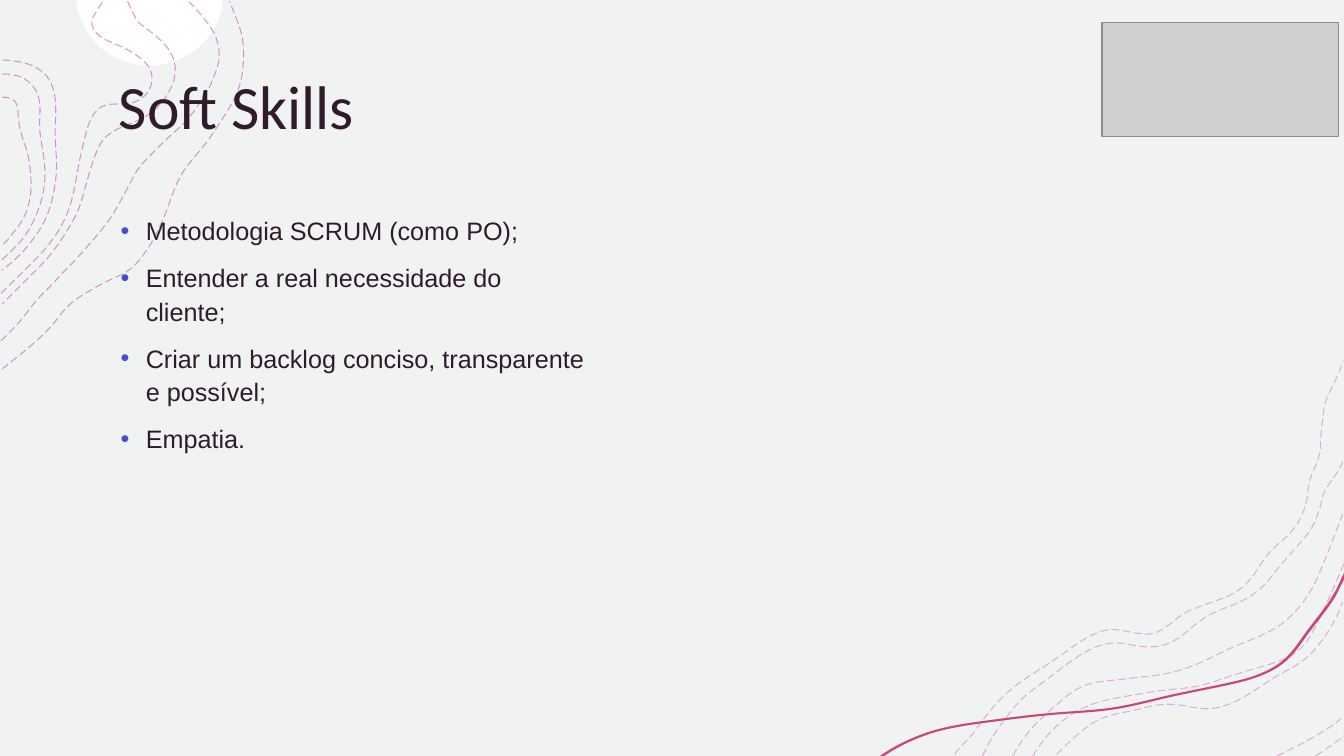
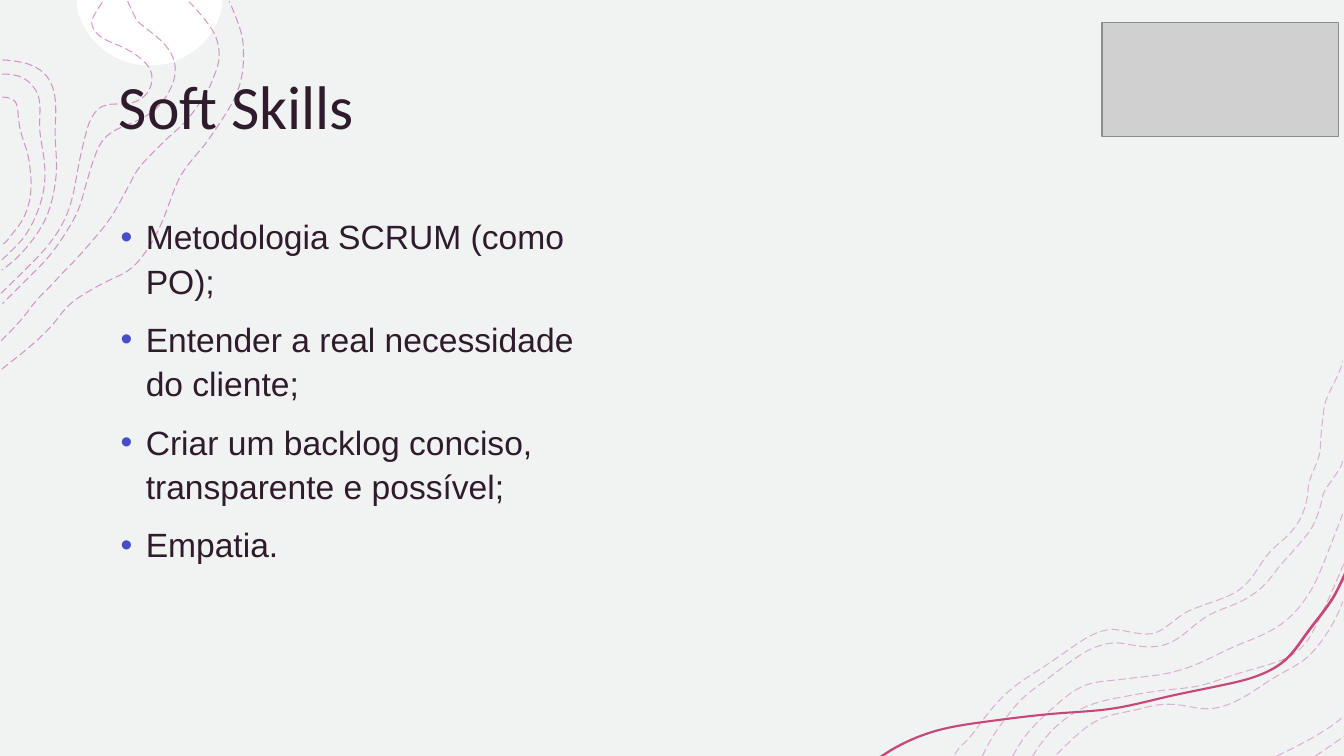
Before and after one commit to ud21/Trabalho-de-Gradua-o-Portif-lio, a slide deck: slide 10 of guilherme alvarenga_apresentação TG.pptx. Drawn at 1344x756 pixels with LibreOffice and Linux fonts; fonts in the diff are those of the drawing; grey boxes stand for pictures. Boxes give left, top, right and bottom in pixels: in the first picture for what was removed or moved away, otherwise in the second. Text is boxed around its words. In the diff, an @@ line names an element or a change of style, - is before the commit and + after.

```diff
--- a/guilherme alvarenga_apresentação TG.pptx
+++ b/guilherme alvarenga_apresentação TG.pptx
@@ text "Metodologia SCRUM (como PO);" at [146,222,574,564]: size 18 to 24 pt @@
```
Also in this commit, not shown: 3 other slides changed.
